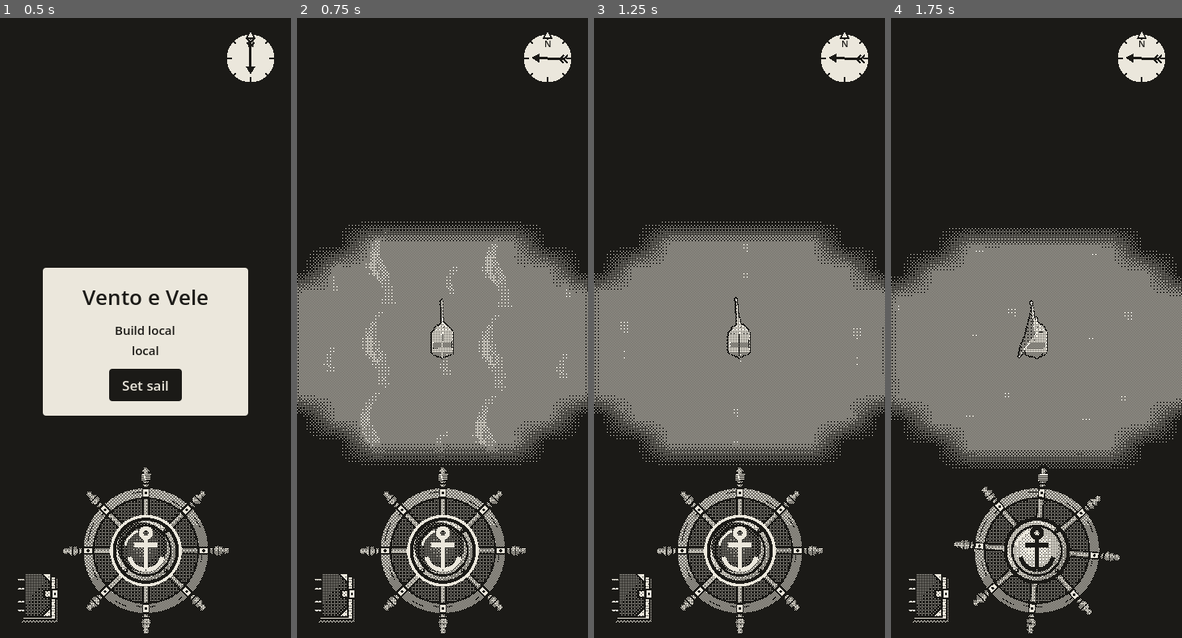
Above: before the commit, frames 1-4 (left to right).
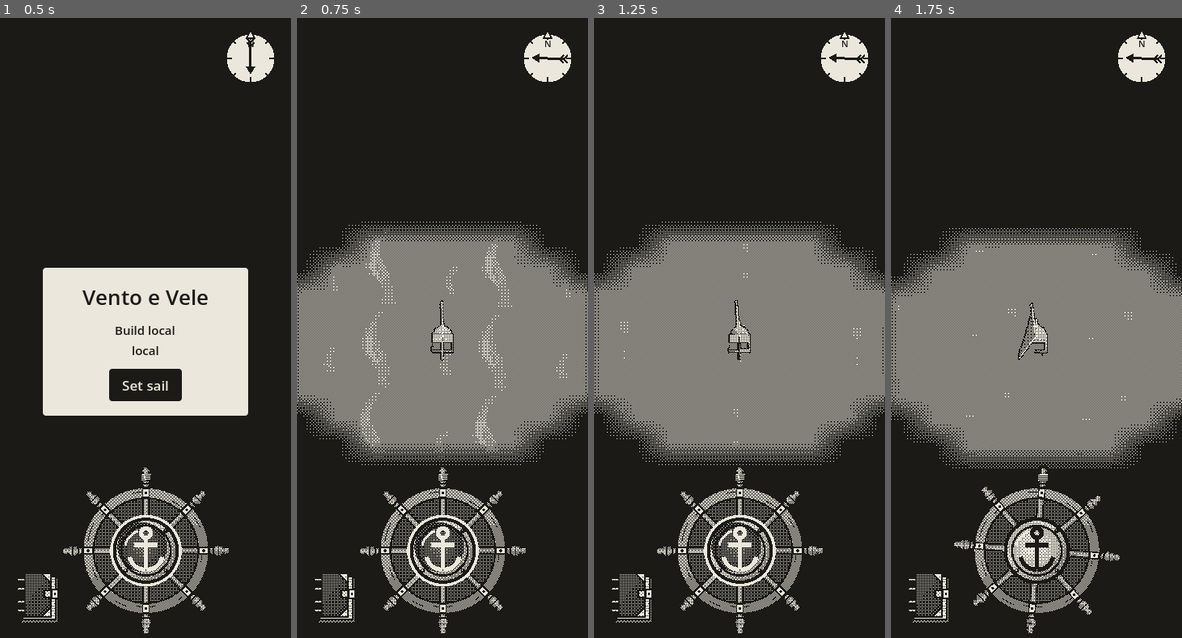
Above: after the commit, the same moments.

Repository: EnricoLabarile/Sail
Game: Godot game, scene res://Assets/Scenes/Overworld.tscn
Same seed, same stepped clock (60 frames per second), same inputs: the game is played once before the commit and once after it.
Inputs (mouse positions are in pixels of both pictures, inside the frame that each line leads up to):
- Up to frame 1 (0.5 s): no input
- Up to frame 2 (0.75 s): click "Set sail" at 0.5 s
- Up to frame 3 (1.25 s): no input
- Up to frame 4 (1.75 s): tap Enter (ui_accept) at 1.25 s; drag from (1036, 545) to (1065, 197) at 1.27 s

Frame 1 is identical in both runs. In frame 2, less than 0.1% of the frame differs, in the area x 45-54%, y 45-56%; in frame 3, 0.1%; in frame 4, 0.1%, in the area x 43-54%, y 45-56%.

Commit message:
She sits in the water (sink_depth 0.4); the outline skips the hull under the water, following the water line
Co-Authored-By: Claude Opus 5.5 <noreply@anthropic.com>
Claude-Session: https://claude.ai/code/session_0154zeqDuhZHz7ZXLE21BuMs

Diff:
--- a/Assets/Boat/boat.gd
+++ b/Assets/Boat/boat.gd
@@ -9,6 +9,7 @@
 @export var anchor_bite := 4.0      # how quickly the anchor stops her
 @export var turn_rate := 2.25       # rad/s at full rudder, whatever her speed (Enrico: between the old 1.5 and 3)
 @export var bow_reach := 2.2        # metres from her middle to the bow: the shore stops her there
+@export var sink_depth := 0.4      # metres she sits down in the water: the sea hides her hull below the water line
 @export var heel_max_deg := 5		    # how far she leans with the wind on the sail
 @export var camera_tilt_deg := 45 # the camera's tilt from straight down (the prototype's BOAT_TILT look)
 @export var sail_fill_rate := 2   # how quickly the sail fills or empties (higher = quicker)
@@ -202,7 +203,8 @@
 	# boom_max_deg (30), so the sail never stands across the boat.
 	var boom := -side * deg_to_rad(clampf(off * 0.5, 8.0, boom_max_deg))
 	rig.rotation.y = lerpf(rig.rotation.y, boom if drive > 0.0 else 0.0, dt * 2.0)
-	model.position.y = sin(Time.get_ticks_msec() * 0.0013) * 0.04
+	# She sits sink_depth down in the water (the sea covers what's below it), and bobs a little round there.
+	model.position.y = -sink_depth + sin(Time.get_ticks_msec() * 0.0013) * 0.04
 	update_sail_belly(dt, side)
 	update_furl(dt)
 	update_water_fx()
--- a/Assets/Boat/boat_outline.gdshader
+++ b/Assets/Boat/boat_outline.gdshader
@@ -12,6 +12,7 @@
 uniform sampler2D depth_tex : hint_depth_texture, filter_nearest;
 uniform vec4 outline_color : source_color = vec4(0.106, 0.102, 0.090, 1.0);   // ink (#1b1a17)
 uniform float outline_width = 1.5;   // how thick the line is, in phone points (the 360 x 800 screen)
+uniform float water_level = 0.0;     // the sea's height: boat below it is under water and gets no outline
 
 void vertex() {
 	// Stretch the rectangle (a 1 x 1 QuadMesh, corners at -0.5 and 0.5) over the whole screen,
@@ -19,15 +20,28 @@
 	POSITION = vec4(VERTEX.xy * 2.0, 0.5, 1.0);
 }
 
-// Is there boat at this point of the screen?
-bool boat_at(vec2 uv) {
-	return texture(depth_tex, uv).r > 0.0;
+// Is there boat at this point of the screen, above the water?
+// The depth buffer also holds the parts of her under the water (the sea is drawn over them, but it
+// doesn't write depth). So for each boat pixel we work out its height in the world and skip the ones
+// below water_level: the outline then follows the water line instead of the hidden hull.
+bool boat_at(vec2 uv, mat4 inv_projection, mat4 inv_view) {
+	float depth = texture(depth_tex, uv).r;
+	if (depth <= 0.0) {
+		return false;   // nothing solid here
+	}
+	// From the screen point and its depth back to a point in the world (the Compatibility renderer's way):
+	// screen (0..1) -> -1..1, then undo the camera's projection and the camera's place.
+	vec3 ndc = vec3(uv, depth) * 2.0 - 1.0;
+	vec4 view = inv_projection * vec4(ndc, 1.0);
+	view.xyz /= view.w;
+	vec3 world = (inv_view * vec4(view.xyz, 1.0)).xyz;
+	return world.y > water_level;
 }
 
 void fragment() {
 	vec2 uv = SCREEN_UV;
 	// 1. On the boat itself: nothing to draw here.
-	if (boat_at(uv)) {
+	if (boat_at(uv, INV_PROJECTION_MATRIX, INV_VIEW_MATRIX)) {
 		discard;
 	}
 	// 2. How far to look, as a share of the screen: outline_width phone points, scaled to the real screen.
@@ -37,7 +51,7 @@
 	bool near = false;
 	for (int i = 0; i < 8; i++) {
 		float a = float(i) * 0.785398;   // 45 degrees apart
-		if (boat_at(uv + vec2(cos(a), sin(a)) * reach)) {
+		if (boat_at(uv + vec2(cos(a), sin(a)) * reach, INV_PROJECTION_MATRIX, INV_VIEW_MATRIX)) {
 			near = true;
 		}
 	}
Not shown, changed: CLAUDE.md
